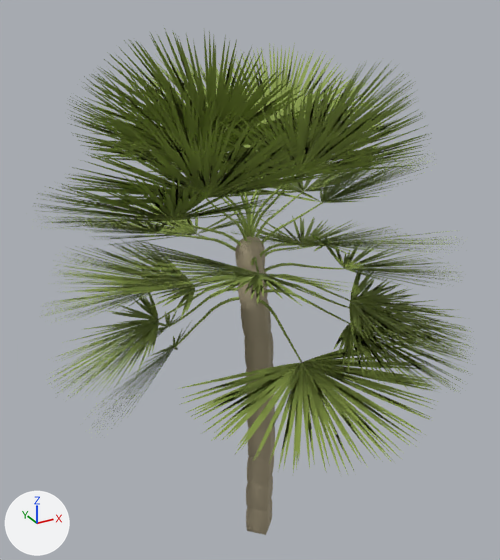
Before and after pictures for a commit that changed the OBJ model 3DModels/trees/trees/fanPalm/fanPalm.obj.
Rendered twice from a camera (50 mm lens) standing at (-3.61, -6.3, 6.81) and looking at (0.16, 0.55, 3.39). Arrows for +X, +Y and +Z are at lower left; the lights stay in place. Where no turn or scale is listed for an object, it has been applied to the vertices.

Objects in the first picture: 'fanPalm'.
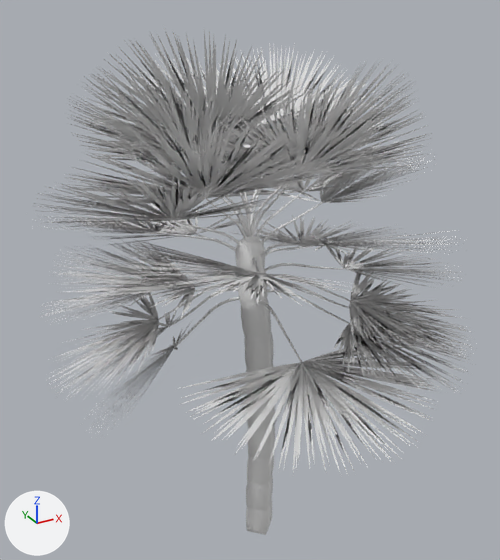
What differs and where, as boxes (x1, y1, x2, y2) in the pictures (500 x 560 px):
'fanPalm', recoloured (green to white)
    both: (40, 28, 474, 535)

Patch to the scene script:
```diff
--- a/3DModels/trees/trees/fanPalm/fanPalm.obj.py
+++ b/3DModels/trees/trees/fanPalm/fanPalm.obj.py
@@ mat_trunk @@
 mat_trunk = principled_material('trunk')
-mat_trunk.base_color = (0.42, 0.357, 0.235)  # beige #ada185
+mat_trunk.base_color = (0.8, 0.8, 0.8)  # white #e7e7e7
 mat_trunk.roughness = 0.69
@@ mat_stems_1 @@
 mat_stems_1 = principled_material('stems_1')
-mat_stems_1.base_color = (0.282, 0.376, 0.07)  # green #91a54b
+mat_stems_1.base_color = (0.8, 0.8, 0.8)  # white #e7e7e7
 mat_stems_1.roughness = 0.69
@@ mat_leaves @@
 mat_leaves = principled_material('leaves')
-mat_leaves.base_color = (0.282, 0.376, 0.07)  # green #91a54b
+mat_leaves.base_color = (0.8, 0.8, 0.8)  # white #e7e7e7
 mat_leaves.roughness = 0.69
```
